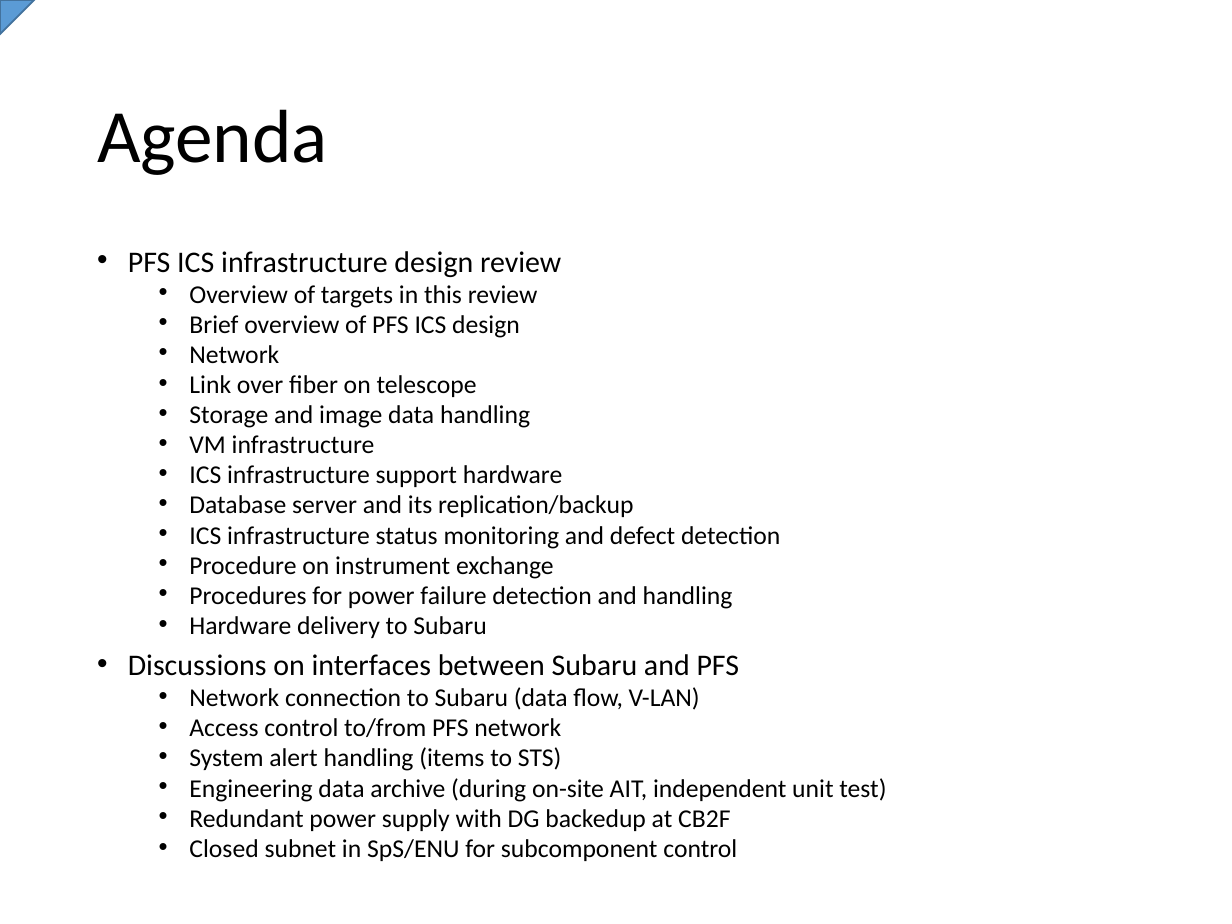
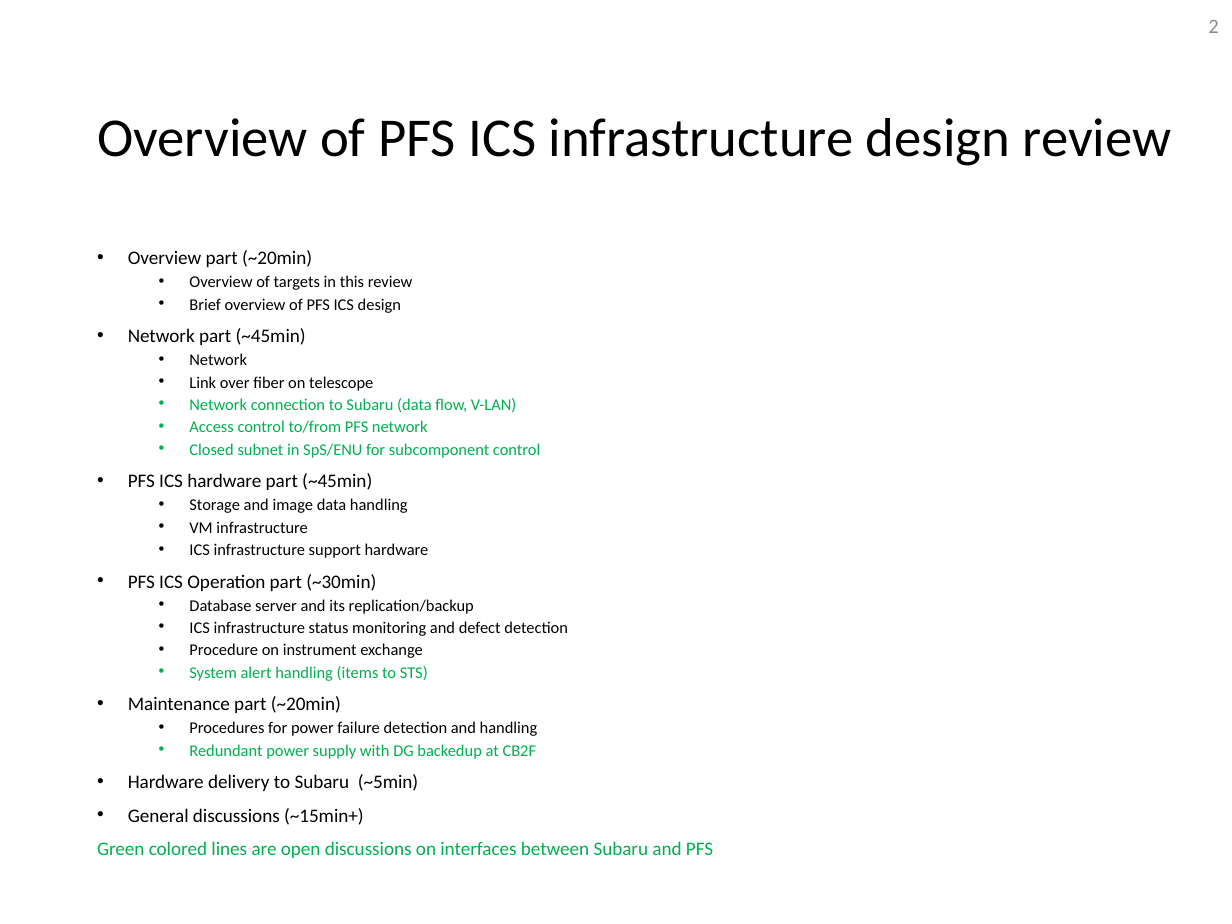
Before and after one commit to Subaru-PFS/ics_doc, a slide deck: slide 2 of SSN-00029.pptx. Drawn at 1232x924 pixels with LibreOffice and Linux fonts; fonts in the diff are those of the drawing. Boxes give left, top, right and bottom in pixels: in the first picture for what was removed or moved away, otherwise in the second. Text is boxed around its words. In the diff, an @@ line names an element or a change of style, - is before the commit and + after.

Commit message:
* Reorganized sections * Added draft text to all review sections

```diff
--- a/SSN-00029.pptx
+++ b/SSN-00029.pptx
@@ freeform shape removed at (0, 0, 34, 34) @@
@@ page number added at (1208, 20, 1218, 33), 12 pt, text #8C8C8C @@
+2
@@ title at (97, 118, 1172, 166): text changed; size 44 to 32 pt @@
-Agenda
+Overview of PFS ICS infrastructure design review
@@ text at (128, 250, 312, 267): text changed; size 17.5 to 11.2 pt @@
-• PFS ICS infrastructure design review
+• Overview part (~20min)
@@ text at (307, 299, 354, 310): paragraph added @@
+• PFS ICS Operation part (~30min)
@@ text at (128, 328, 306, 345): paragraph added @@
+• Network part (~45min)
@@ text at (189, 353, 568, 759): size 15 to 9.6 pt in "Overview of targets in this review", "Brief overview of PFS ICS design", "Network", "Link over fiber on telescope" and 8 more places; text colour #000000 to #00B050 in "Redundant power supply with DG backedup at ..." @@
@@ text at (128, 398, 540, 490): paragraphs added @@
+  • Network connection to Subaru (data flow, V-LAN)
+  • Access control to/from PFS network
+  • Closed subnet in SpS/ENU for subcomponent control
+• PFS ICS hardware part (~45min)
@@ text at (128, 616, 886, 802): paragraphs removed @@
-  • Hardware delivery to Subaru
-• Discussions on interfaces between Subaru and PFS
-  • Network connection to Subaru (data flow, V-LAN)
-  • Access control to/from PFS network
-  • System alert handling (items to STS)
-  • Engineering data archive (during on-site AIT, independent unit test)
@@ text at (128, 666, 428, 713): paragraphs added @@
+  • System alert handling (items to STS)
+• Maintenance part (~20min)
@@ text at (97, 774, 713, 858): text changed; size 15 to 11.2 pt; text colour #000000 to #00B050 @@
-  • Closed subnet in SpS/ENU for subcomponent control
+• Hardware delivery to Subaru (~5min)
+• General discussions (~15min+)
+Green colored lines are open discussions on interfaces between Subaru and PFS
```
Also in this commit, not shown: 101 other slides changed, 28 slides added, 15 slides removed.
